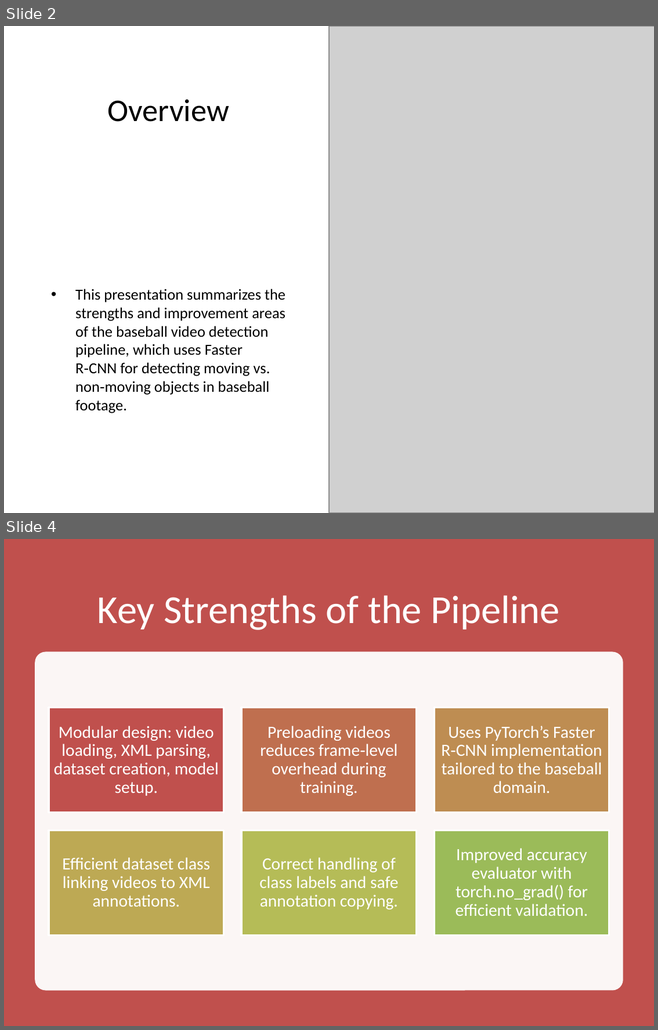
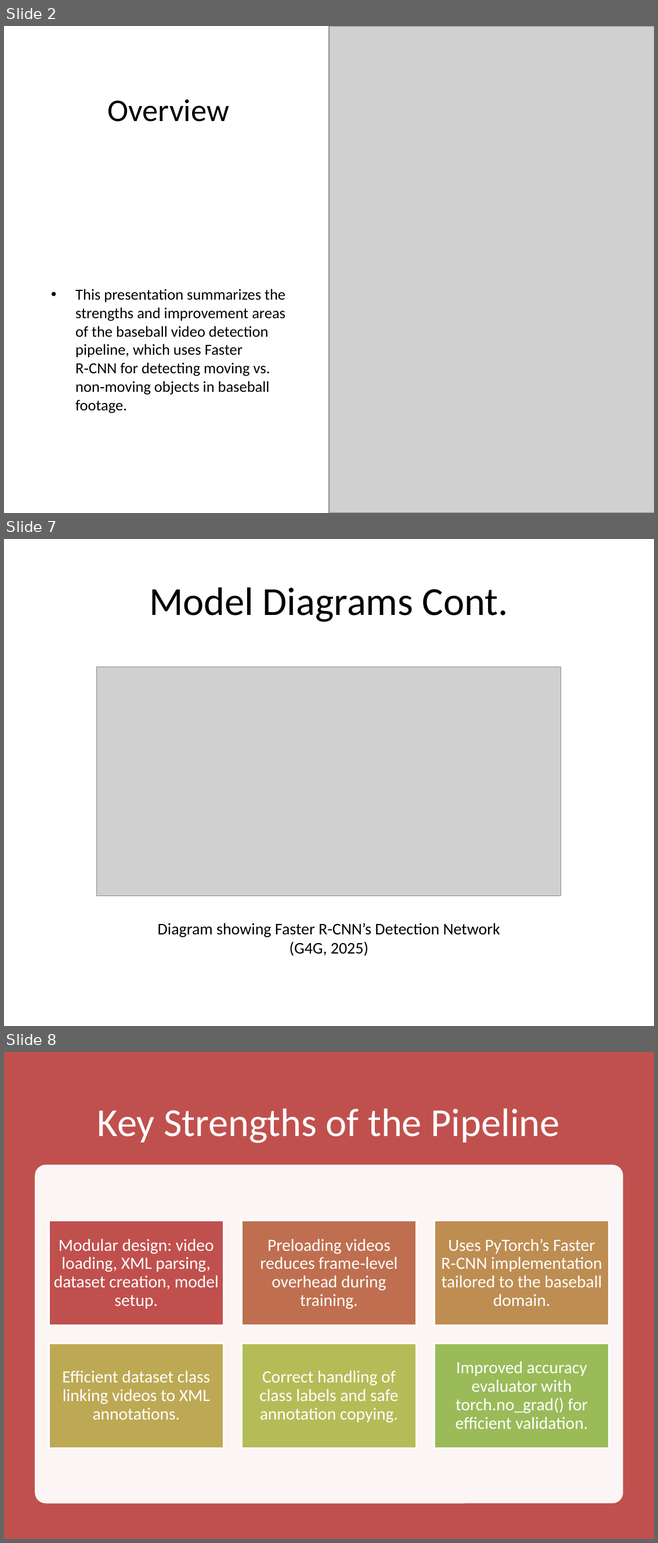
Before and after one commit to GlenWilliams2k/ECON-8310-Semester-Project, a slide deck: Baseball_Detection_Presentation.pptx. Shown one above the other, each under a label of ours: slides 2 and 4 before the commit, slides 2, 7 and 8 after it; the slides between them are not shown. The pictures are 658x1030 and 658x1543 pixels, drawn with LibreOffice and Linux fonts; fonts in the diff are those of the drawing; grey boxes stand for pictures. Boxes give left, top, right and bottom in pixels: in the first picture for what was removed or moved away, otherwise in the second. Text is boxed around its words. In the diff, an @@ line names an element or a change of style, - is before the commit and + after.

```diff
--- a/Baseball_Detection_Presentation.pptx
+++ b/Baseball_Detection_Presentation.pptx
@@ slide 7 added at [4, 539, 654, 1026], background #FFFFFF @@
@@ title added at [149, 587, 508, 622], 44 pt, text #000000 @@
+Model Diagrams Cont.
@@ picture added at [96, 667, 561, 896] @@
@@ text added at [158, 923, 500, 956], 18 pt, text #000000 @@
+Diagram showing Faster R-CNN’s Detection Network
+(G4G, 2025)
@@ what was slide 4 is now slide 8 @@
```
Also in this commit, not shown: 2 slides changed, 3 other slides added, 1 other file.
